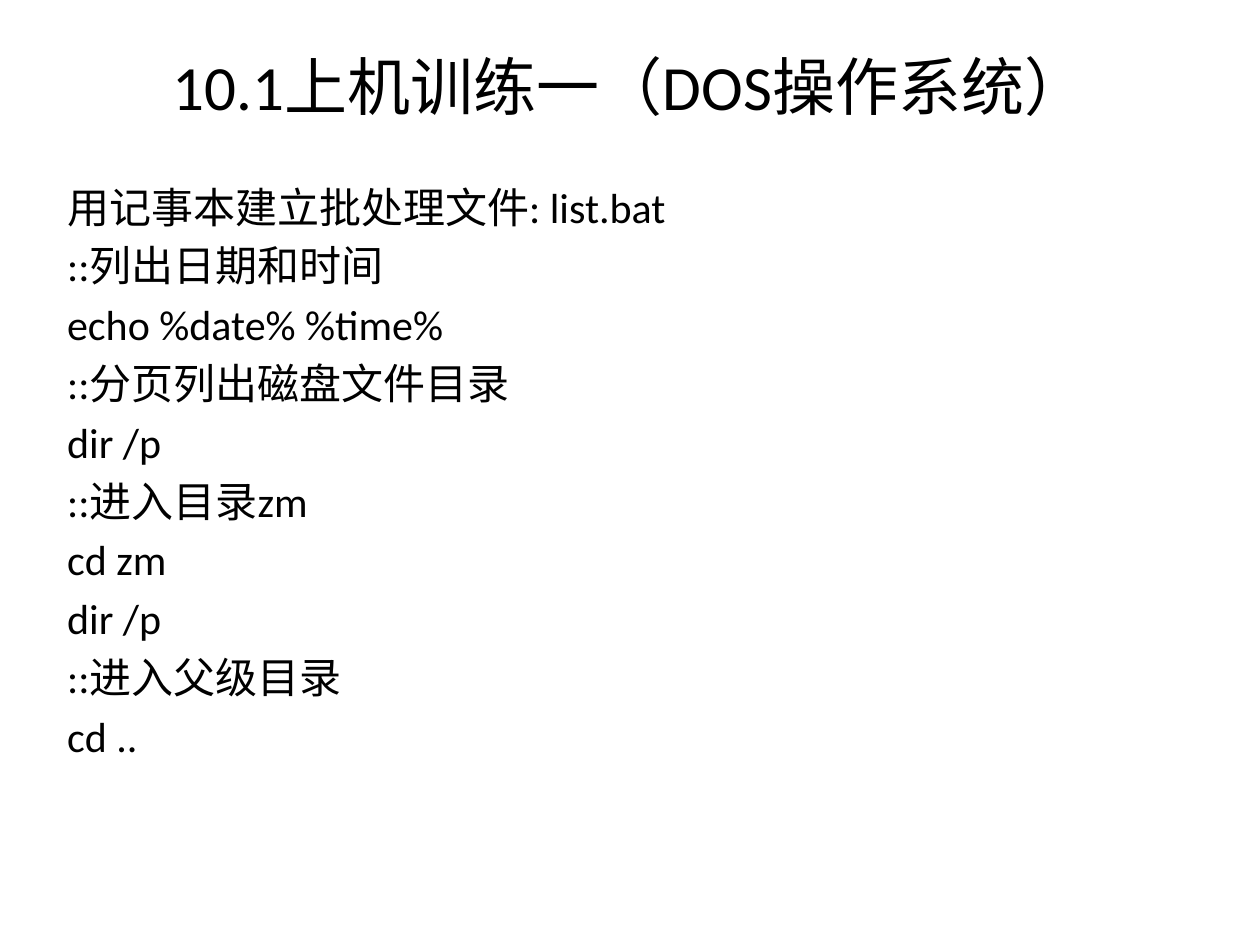
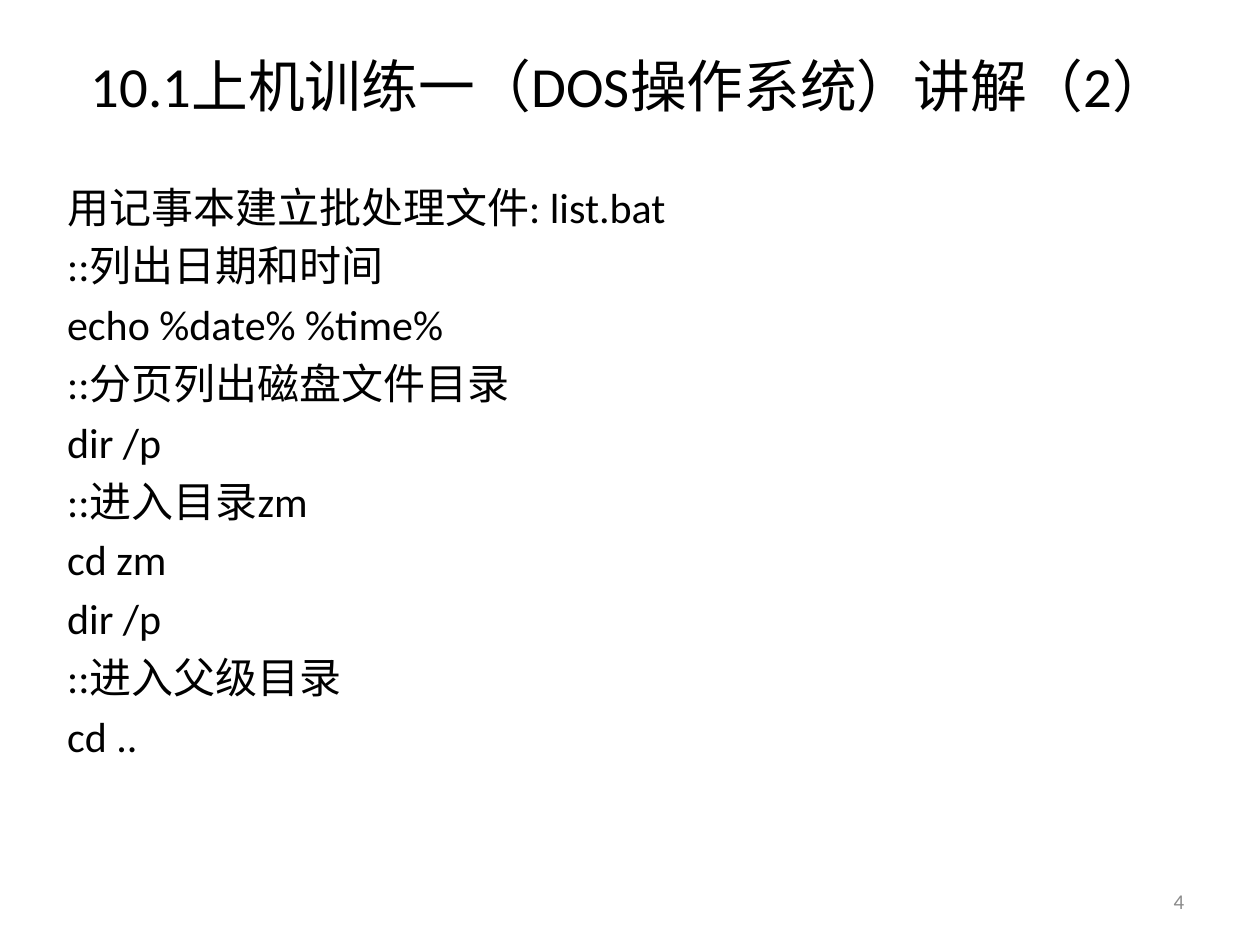
Before and after one commit to jtrfid/C-Repositories, a slide deck: slide 4 of 2016/上机安排.pptx. Drawn at 1260x945 pixels with LibreOffice and Linux fonts; fonts in the diff are those of the drawing. Boxes give left, top, right and bottom in pixels: in the first picture for what was removed or moved away, otherwise in the second. Text is boxed around its words. In the diff, an @@ line names an element or a change of style, - is before the commit and + after.

```diff
--- a/2016/上机安排.pptx
+++ b/2016/上机安排.pptx
@@ title at box(91, 60, 1169, 113): text changed; size 36 to 32.4 pt @@
-10.1上机训练一（DOS操作系统）
+10.1上机训练一（DOS操作系统）讲解（2）
@@ page number added at box(1174, 895, 1185, 909), 12 pt, text #8C8C8C @@
+4
```
Also in this commit, not shown: 34 other slides changed, 14 slides added, 6 other files.
